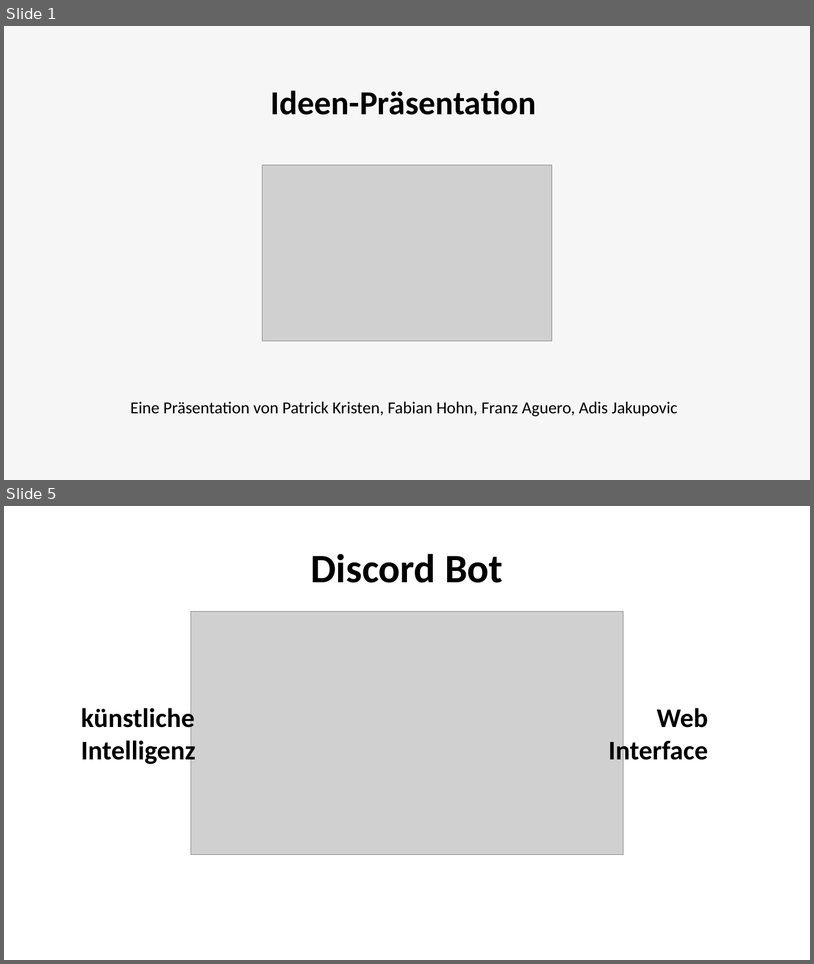
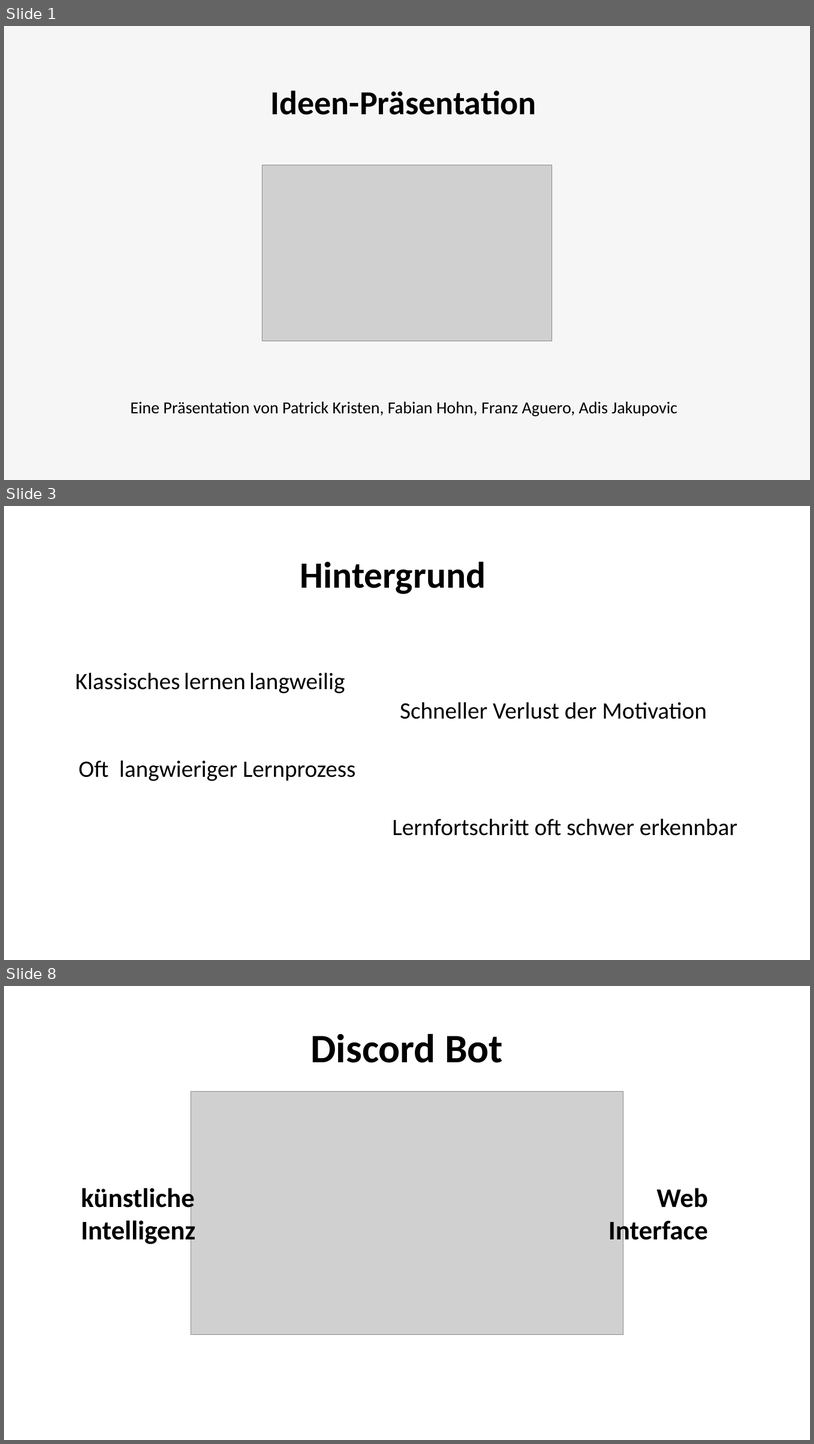
Before and after one commit to CptCringe/SYPProjekt, a slide deck: Präsentation/Syp-Projekt-Ideen.pptx. Shown one above the other, each under a label of ours: slides 1 and 5 before the commit, slides 1, 3 and 8 after it; the slides between them are not shown. The pictures are 814x964 and 814x1444 pixels, drawn with LibreOffice and Linux fonts; fonts in the diff are those of the drawing; grey boxes stand for pictures; background and template pictures are left out. Boxes give left, top, right and bottom in pixels: in the first picture for what was removed or moved away, otherwise in the second. Text is boxed around its words. In the diff, an @@ line names an element or a change of style, - is before the commit and + after.

```diff
--- a/Präsentation/Syp-Projekt-Ideen.pptx
+++ b/Präsentation/Syp-Projekt-Ideen.pptx
@@ slide 3 added at (4, 506, 810, 960), background #FFFFFF @@
@@ text added at (300, 561, 486, 594), 44 pt, text #000000, bold @@
+Hintergrund
@@ text added at (75, 672, 345, 693), 28 pt, text #000000 @@
+Klassisches lernen langweilig
@@ text added at (400, 702, 707, 719), 28 pt, text #000000 @@
+Schneller Verlust der Motivation
@@ text added at (78, 760, 356, 781), 28 pt, text #000000 @@
+Oft langwieriger Lernprozess
@@ text added at (392, 818, 738, 835), 28 pt, text #000000 @@
+Lernfortschritt oft schwer erkennbar
@@ what was slide 5 is now slide 8 @@
```
Also in this commit, not shown: 4 slides changed, 3 other slides added, 2 slides removed.
